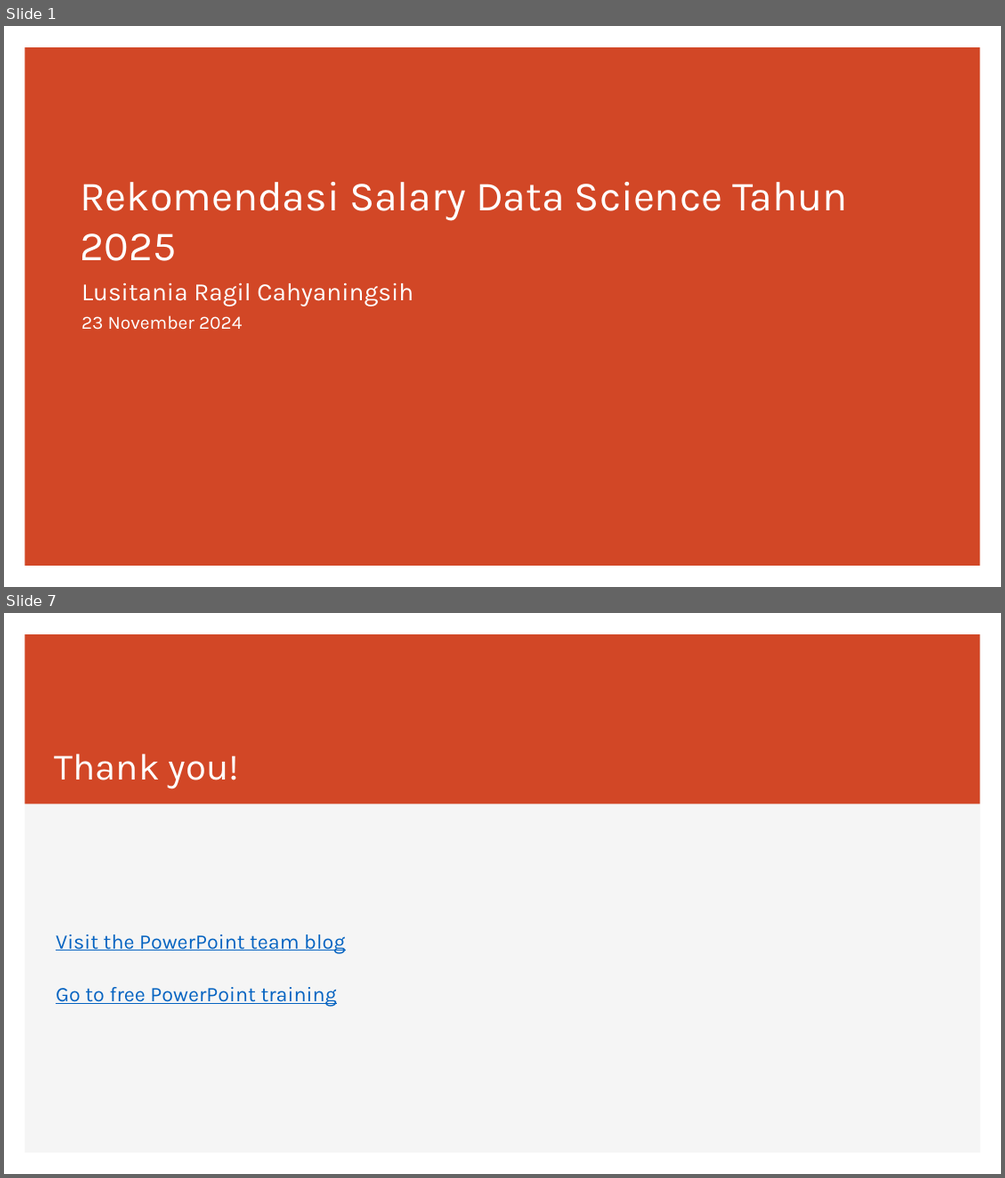
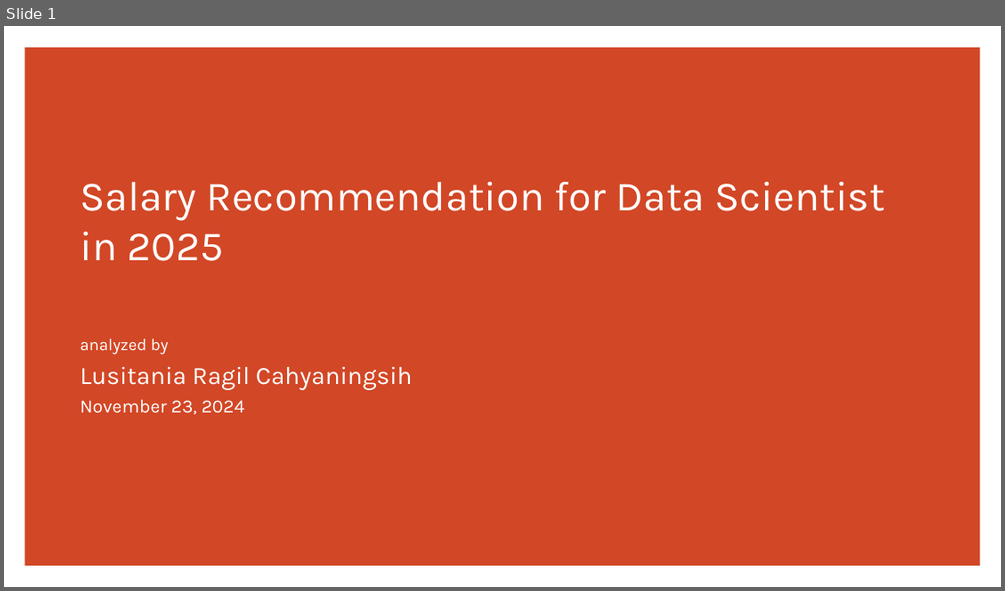
Before and after one commit to CODA-Assignment-Bay/p1-coda001-rmt-m2-lusitaniarc, a slide deck: P1M2_lusitania.pptx. Shown one above the other, each under a label of ours: slides 1 and 7 before the commit, slide 1 after it; the slides between them are not shown. The pictures are 1005x1178 and 1005x591 pixels, drawn with LibreOffice and Linux fonts; fonts in the diff are those of the drawing. Boxes give left, top, right and bottom in pixels: in the first picture for what was removed or moved away, otherwise in the second. Text is boxed around its words. In the diff, an @@ line names an element or a change of style, - is before the commit and + after.

```diff
--- a/P1M2_lusitania.pptx
+++ b/P1M2_lusitania.pptx
@@ slide 7 removed at (4,613,1001,1174), background #FFFFFF @@
@@ rectangle removed at (25,634,980,1153) @@
@@ rectangle removed at (25,634,980,804) @@
@@ title removed at (54,754,240,789) @@
-Thank you!
@@ text removed at (56,934,345,1006) @@
-Visit the PowerPoint team blog
-Go to free PowerPoint training
@@ slide 1 changed as well @@
@@ title at (80,182,885,261): text changed @@
-Rekomendasi Salary Data Science Tahun 2025
+Salary Recommendation for Data Scientist
+in 2025
@@ subtitle "analyzed by": place and size @@
-subtitle "analyzed by" at (81,282,413,329)
+subtitle "analyzed by" at (80,338,413,414)
@@ subtitle at (80,338,169,354): paragraph added @@
+analyzed by
@@ subtitle at (80,399,244,414): text changed @@
-23 November 2024
+November 23, 2024
```
Also in this commit, not shown: 13 slides added, 7 other slides removed, 3 other files.
